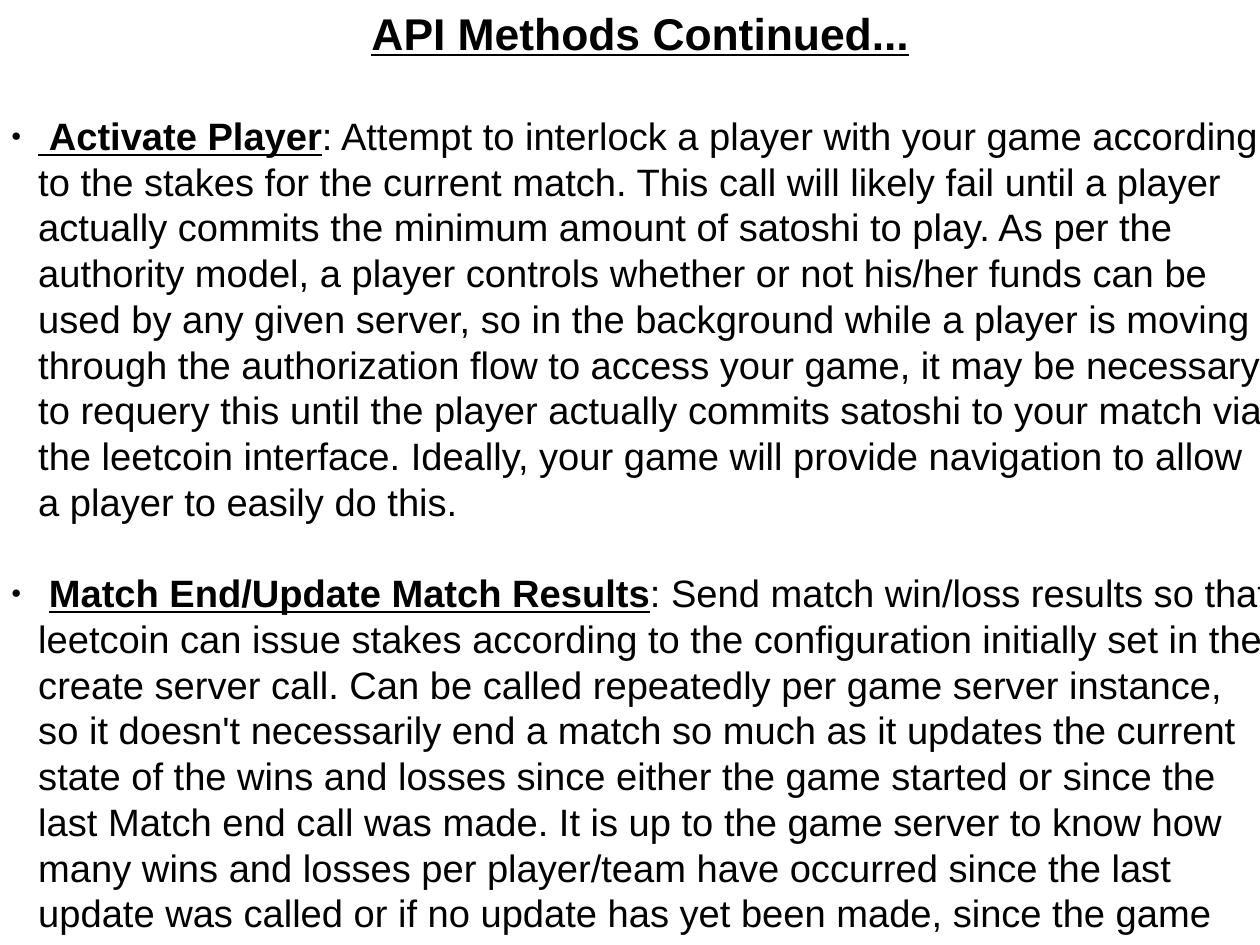
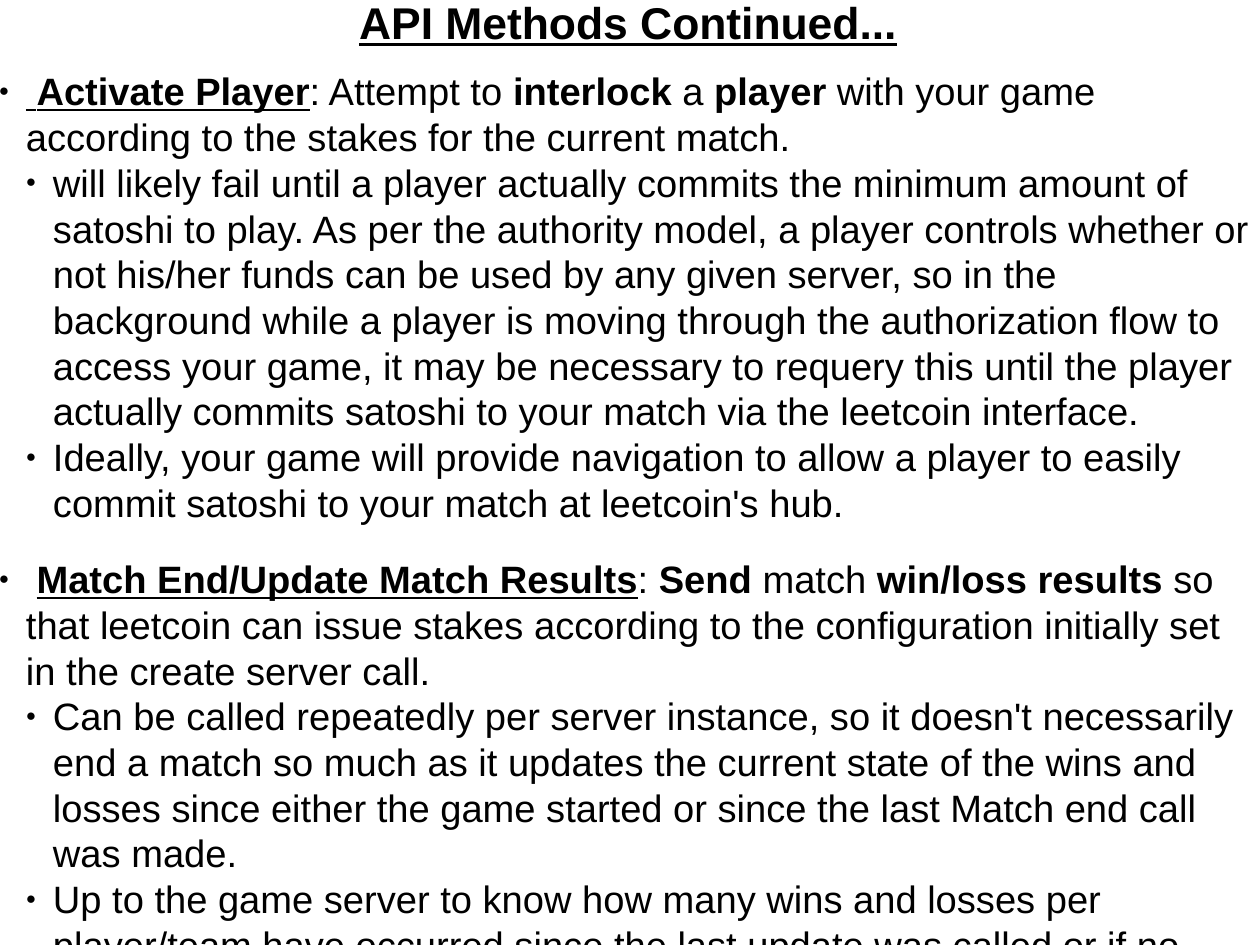
Before and after one commit to porkchop/leetcoin-api-slides, a slide deck: slide 6 of leetcoin-api.odp. Drawn at 1260x945 pixels with LibreOffice and Linux fonts; fonts in the diff are those of the drawing. Boxes give left, top, right and bottom in pixels: in the first picture for what was removed or moved away, otherwise in the second. Text is boxed around its words. In the diff, an @@ line names an element or a change of style, - is before the commit and + after.

Commit message:
Made method call explanations more point form

```diff
--- a/leetcoin-api.odp
+++ b/leetcoin-api.odp
@@ text "API Methods Continued...": place and size @@
-text "API Methods Continued..." at box(38, 17, 1260, 890)
+text "API Methods Continued..." at box(26, 6, 1248, 921)
@@ text at box(26, 77, 1248, 921): text changed @@
-● Activate Player: Attempt to interlock a player with your game according to the stakes for the current match. This call will likely fail until a player actually commits the minimum amount of satoshi to play. As per the authority model, a player controls whether or not his/her funds can be used by any given server, so in the background while a player is moving through the authorization flow to access your game, it may be necessary to requery this until the player actually commits satoshi to your match via the leetcoin interface. Ideally, your game will provide navigation to allow a player to easily do this.
-● Match End/Update Match Results: Send match win/loss results so that leetcoin can issue stakes according to the configuration initially set in the create server call. Can be called repeatedly per game server instance, so it doesn't necessarily end a match so much as it updates the current state of the wins and losses since either the game started or since the last Match end call was made. It is up to the game server to know how many wins and losses per player/team have occurred since the last update was called or if no update has yet been made, since the game started.
+● Activate Player: Attempt to interlock a player with your game according to the stakes for the current match.
+  ● will likely fail until a player actually commits the minimum amount of satoshi to play. As per the authority model, a player controls whether or not his/her funds can be used by any given server, so in the background while a player is moving through the authorization flow to access your game, it may be necessary to requery this until the player actually commits satoshi to your match via the leetcoin interface.
+  ● Ideally, your game will provide navigation to allow a player to easily commit satoshi to your match at leetcoin's hub.
+● Match End/Update Match Results: Send match win/loss results so that leetcoin can issue stakes according to the configuration initially set in the create server call.
+  ● Can be called repeatedly per server instance, so it doesn't necessarily end a match so much as it updates the current state of the wins and losses since either the game started or since the last Match end call was made.
+  ● Up to the game server to know how many wins and losses per player/team have occurred since the last update was called or if no update has yet been made, since the game started.
```
Also in this commit, not shown: 3 other slides changed.
